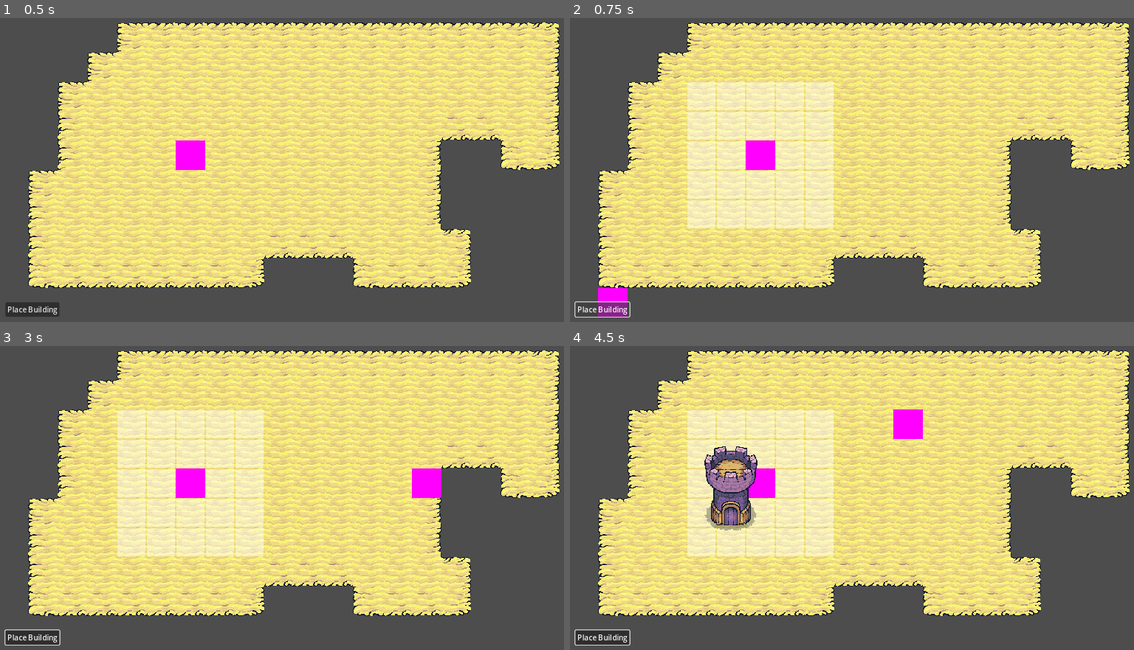
Above: before the commit, frames 1-4 (two rows, left to right).
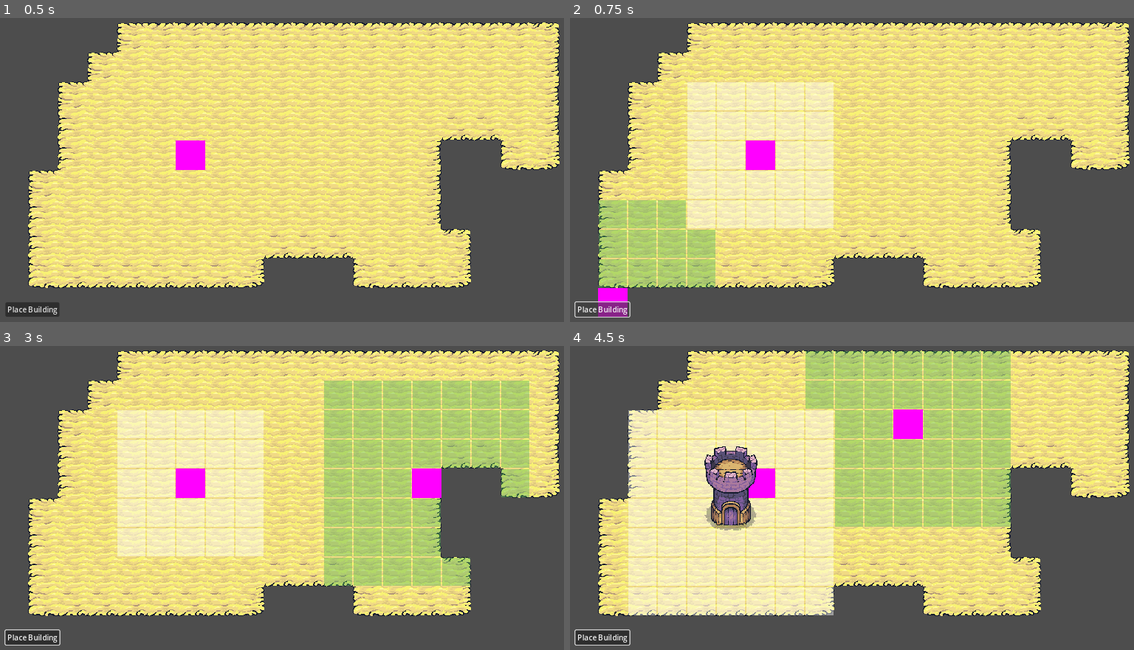
Above: after the commit, the same moments.

Repository: tiannahenrylewis/GodotGridCrashCourse
Game: Godot game, scene res://scenes/main.tscn
Same seed, same stepped clock (60 frames per second), same inputs: the game is played once before the commit and once after it.
Inputs (mouse positions are in pixels of both pictures, inside the frame that each line leads up to):
- Up to frame 1 (0.5 s): no input
- Up to frame 2 (0.75 s): click "Place Building" at 0.5 s
- Up to frame 3 (3 s): click "Place Building" at 1.25 s; click "Place Building" at 2 s; tap Enter at 2.75 s; move the mouse to (423, 470) at 2.77 s; press the mouse at (423, 470) at 2.78 s
- Up to frame 4 (4.5 s): tap Space at 3.5 s; move the mouse to (744, 504) at 3.52 s; release the mouse at (744, 504) at 3.53 s; click (744, 504) at 3.6 s; tap Enter at 4.25 s; move the mouse to (925, 412) at 4.27 s; press the mouse at (925, 412) at 4.28 s

Frame 1 is identical in both runs. In frame 2, 5.0% of the frame differs, in the area x 5-26%, y 59-89%; in frame 3, 17%; in frame 4, 28%, in the area x 10-79%, y 1-89%.

Commit message:
Highlighting Expandable Building Area

Diff:
--- a/godot-grid-crash-course/resources/hightlight_tileset.tres
+++ b/godot-grid-crash-course/resources/hightlight_tileset.tres
@@ -6,6 +6,7 @@
 texture = ExtResource("1_coife")
 texture_region_size = Vector2i(64, 64)
 0:0/0 = 0
+1:0/0 = 0
 
 [resource]
 tile_size = Vector2i(64, 64)
--- a/godot-grid-crash-course/scenes/building/building.tscn
+++ b/godot-grid-crash-course/scenes/building/building.tscn
@@ -6,6 +6,7 @@
 [node name="Building" type="Node2D"]
 
 [node name="BuildingComponent" parent="." instance=ExtResource("1_6ro17")]
+buildable_raidus = 3
 
 [node name="Sprite2D" type="Sprite2D" parent="."]
 texture = ExtResource("1_1dqyi")
--- a/godot-grid-crash-course/scenes/main.gd
+++ b/godot-grid-crash-course/scenes/main.gd
@@ -23,7 +23,7 @@
 	if cursor.visible && (!hasValue(hovered_grid_cell) || hovered_grid_cell != grid_position):
 		 # reassign the hovered_grid_cell
 		hovered_grid_cell = grid_position
-		gridManager.highlight_buildable_tiles()
+		gridManager.highlight_expanded_buildable_tiles(hovered_grid_cell, 3)
 
 
 func _unhandled_input(event: InputEvent) -> void:
@@ -51,6 +51,7 @@
 
 func on_button_pressed():
 	cursor.visible = true
+	gridManager.highlight_buildable_tiles()
 
 
 func hasValue(cell: Vector2) -> bool:
--- a/godot-grid-crash-course/scenes/manager/grid_manager.gd
+++ b/godot-grid-crash-course/scenes/manager/grid_manager.gd
@@ -49,6 +49,24 @@
 		highlight_tile_map_layer.set_cell(tile_position, 0, Vector2i.ZERO);
 
 
+func highlight_expanded_buildable_tiles(root_cell: Vector2i, radius: int):
+	clear_highlighted_tiles() # wiping the entire tileset
+	highlight_buildable_tiles() # re-highlighting the tiles that are currently buildable
+
+	# highlight the green tiles (expanded buildable tiles)
+	# get all valid tiles in radius
+	var valid_tiles = _get_valid_tiles_in_radius(root_cell, radius)
+	# remove already existing buildable tiles
+	var expanded_tiles = []
+	var occupied_tiles = _get_occupied_tile_positions()
+	var atlas_coordinates = Vector2i(1,0) # coordinates of the green cell in the highlight tileset
+	for tile in valid_tiles:
+		if not tile in valid_buildable_tiles and not tile in occupied_tiles:
+			expanded_tiles.append(tile)
+	for tile_position in expanded_tiles:
+		highlight_tile_map_layer.set_cell(tile_position, 0, atlas_coordinates)
+
+
 func clear_highlighted_tiles() :
 	highlight_tile_map_layer.clear()
 
@@ -69,6 +87,19 @@
 	var root_cell = building_component.get_grid_cell_position()
 	var radius = building_component.buildable_raidus
 
+	var valid_tiles = _get_valid_tiles_in_radius(root_cell, radius)
+	# perform equivalent operation as using UnionWith in C#
+	for tile in valid_tiles:
+		valid_buildable_tiles[tile] = true
+
+	# Iterate through and remove all
+	var occupied_tiles = _get_occupied_tile_positions()
+	for existing_building_component in occupied_tiles:
+		valid_buildable_tiles.erase(existing_building_component)
+
+# Responsible for getting all tiles within a certain radius of a given cell that are valid
+func _get_valid_tiles_in_radius(root_cell: Vector2i, radius: int) -> Array:
+	var result = Array()
 	# iterate over all grid cells within a 3-cell radius of the building component
 	for x in range(root_cell.x - radius, root_cell.x + (radius + 1)):
 		for y in range(root_cell.y - radius, root_cell.y + (radius + 1)):
@@ -76,10 +107,17 @@
 			if !is_tile_position_valid(tile_position):
 				continue
 
-			# paint tiles in tilemap
-			valid_buildable_tiles[tile_position] = true
+			# add tiles to result array
+			result.append(tile_position)
+	return result
 
-	valid_buildable_tiles.erase(building_component.get_grid_cell_position())
+
+func _get_occupied_tile_positions() -> Array:
+	var occupied_tile_positions = Array()
+	var occupied_tiles = get_tree().get_nodes_in_group("BuildingComponent")
+	for tile in occupied_tiles:
+		occupied_tile_positions.append(tile.get_grid_cell_position())
+	return occupied_tile_positions
 
 
 func _on_building_placed(building_component: BuildingComponent):
Binary file changed: godot-grid-crash-course/assets/tiles/highlight_tile.png
Not shown, changed: godot-grid-crash-course/assets/.DS_Store
